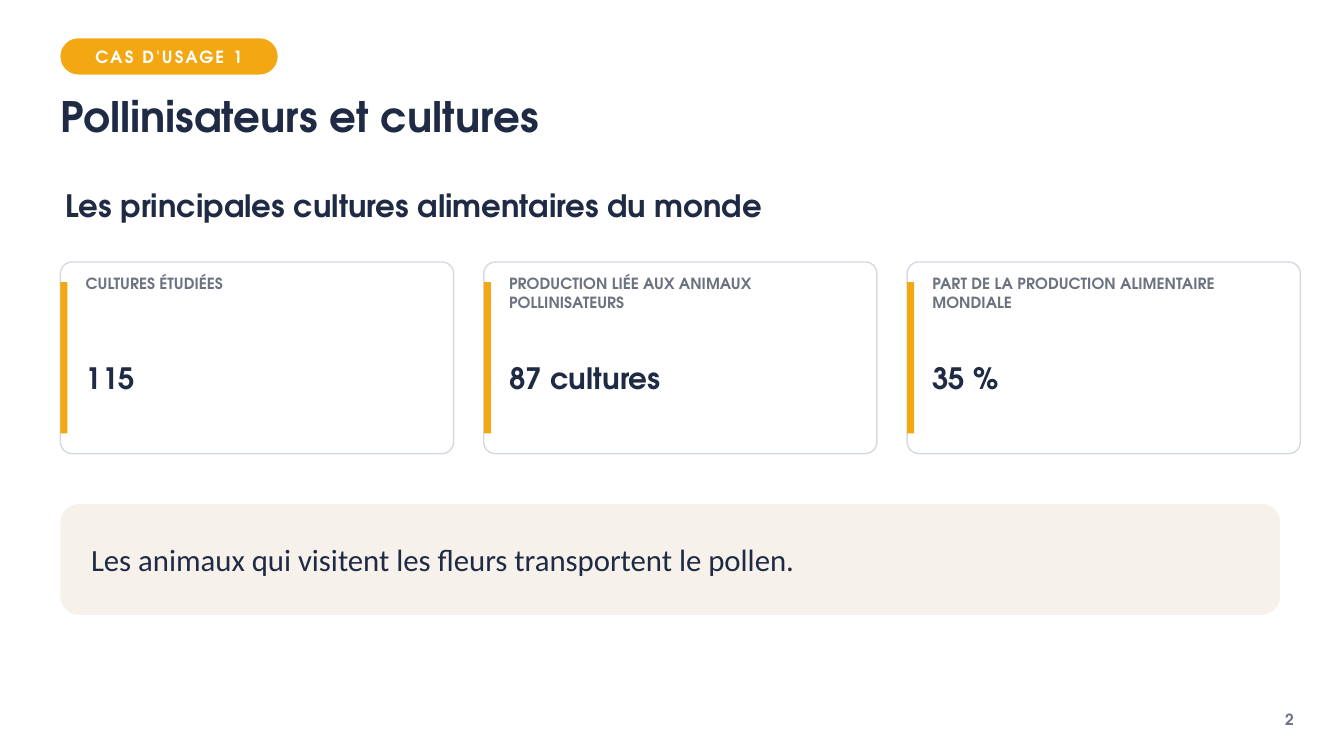
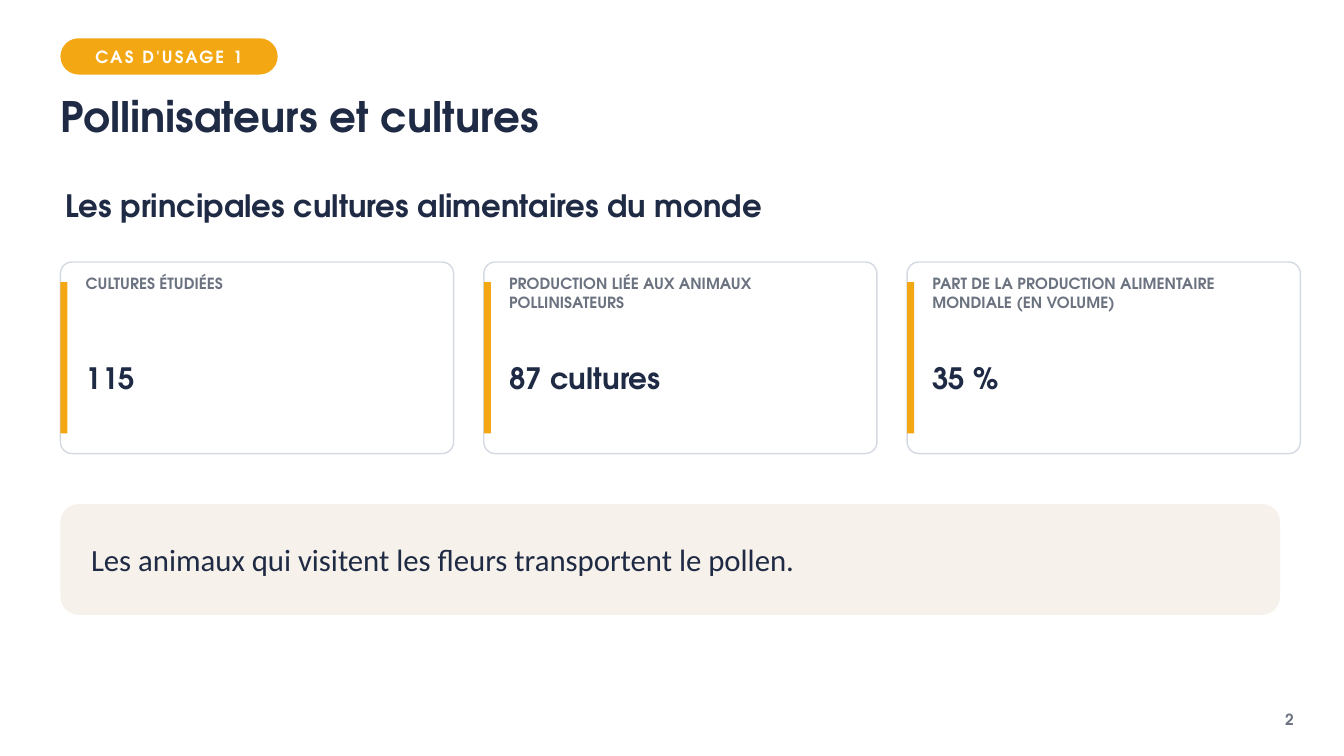
Before and after one commit to VinceIXIV/SVT-cour, a slide deck: slide 2 of cours/4e/S25-la-reproduction-des-plantes/4e-S25-diaporama.pptx. Drawn at 1344x756 pixels with LibreOffice and Linux fonts; fonts in the diff are those of the drawing. Boxes give left, top, right and bottom in pixels: in the first picture for what was removed or moved away, otherwise in the second. Text is boxed around its words. In the diff, an @@ line names an element or a change of style, - is before the commit and + after.

```diff
--- a/cours/4e/S25-la-reproduction-des-plantes/4e-S25-diaporama.pptx
+++ b/cours/4e/S25-la-reproduction-des-plantes/4e-S25-diaporama.pptx
@@ text at (x1=932, y1=277, x2=1214, y2=312): text changed @@
-PART DE LA PRODUCTION ALIMENTAIRE MONDIALE
+PART DE LA PRODUCTION ALIMENTAIRE MONDIALE (EN VOLUME)
```
Also in this commit, not shown: 2 other slides changed, 29 other files.
